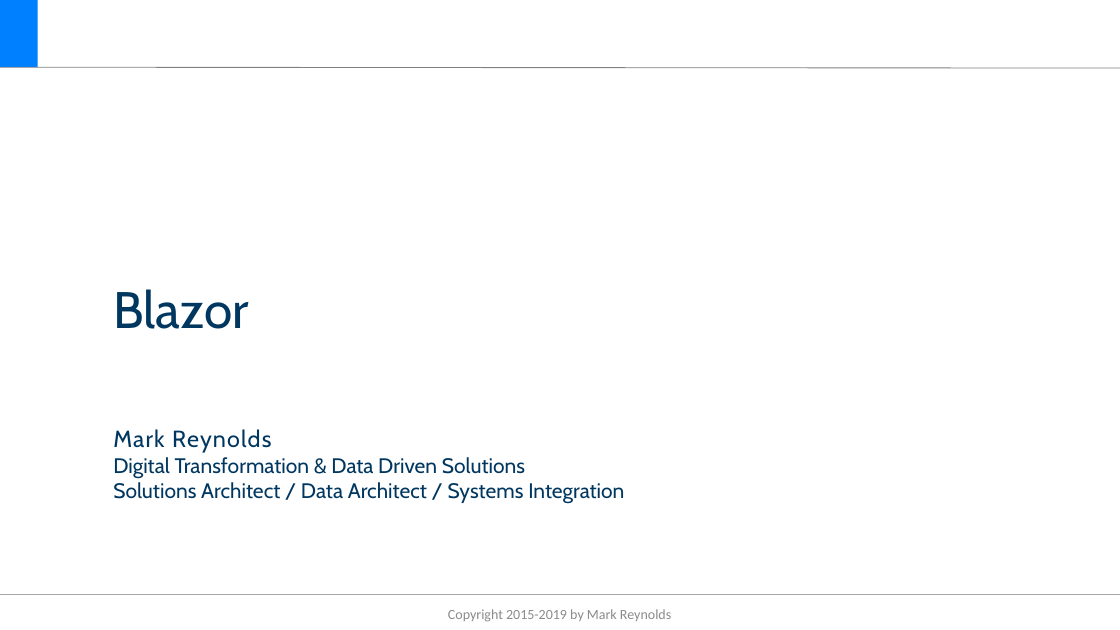
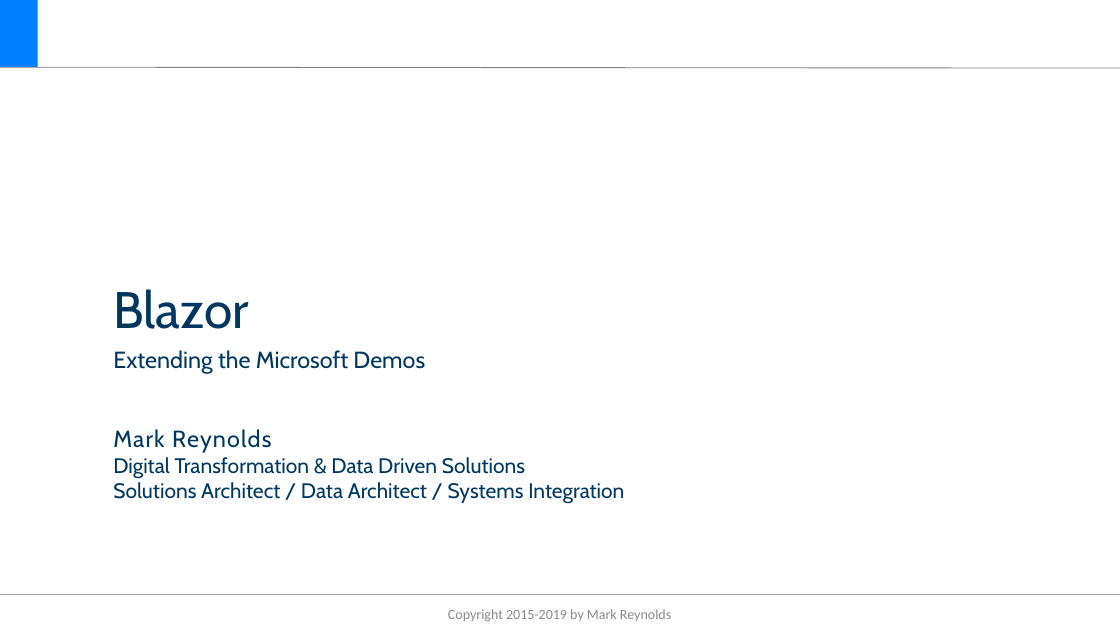
Before and after one commit to ProfReynolds/BlazorPreview, a slide deck: slide 1 of slides/Blazor.pptx. Drawn at 1120x630 pixels with LibreOffice and Linux fonts; fonts in the diff are those of the drawing; background and template pictures are left out. Boxes give left, top, right and bottom in pixels: in the first picture for what was removed or moved away, otherwise in the second. Text is boxed around its words. In the diff, an @@ line names an element or a change of style, - is before the commit and + after.

Commit message:
Minor update to the slides

```diff
--- a/slides/Blazor.pptx
+++ b/slides/Blazor.pptx
@@ subtitle added at (113, 350, 425, 374), 20 pt, text #003760 @@
+Extending the Microsoft Demos
```
